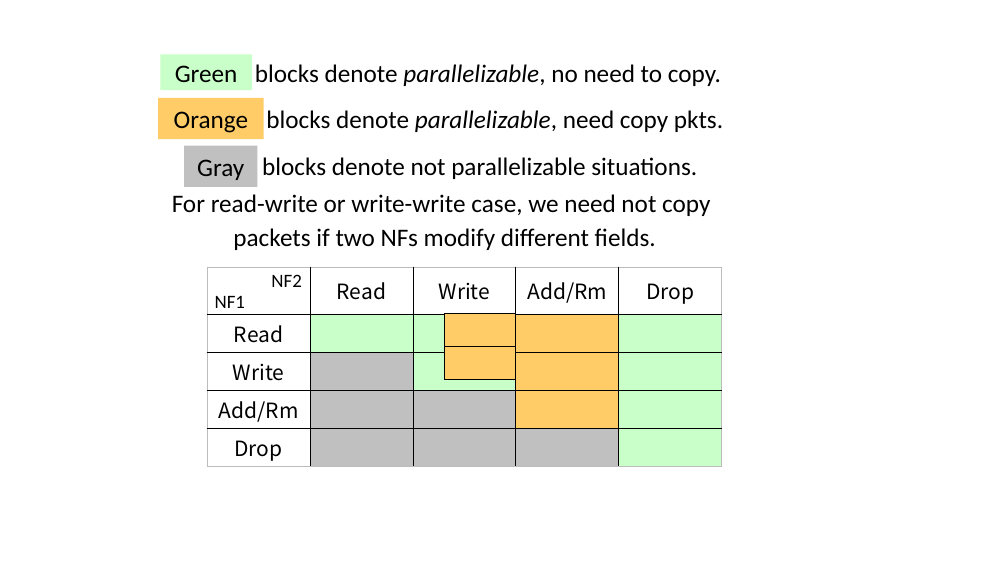
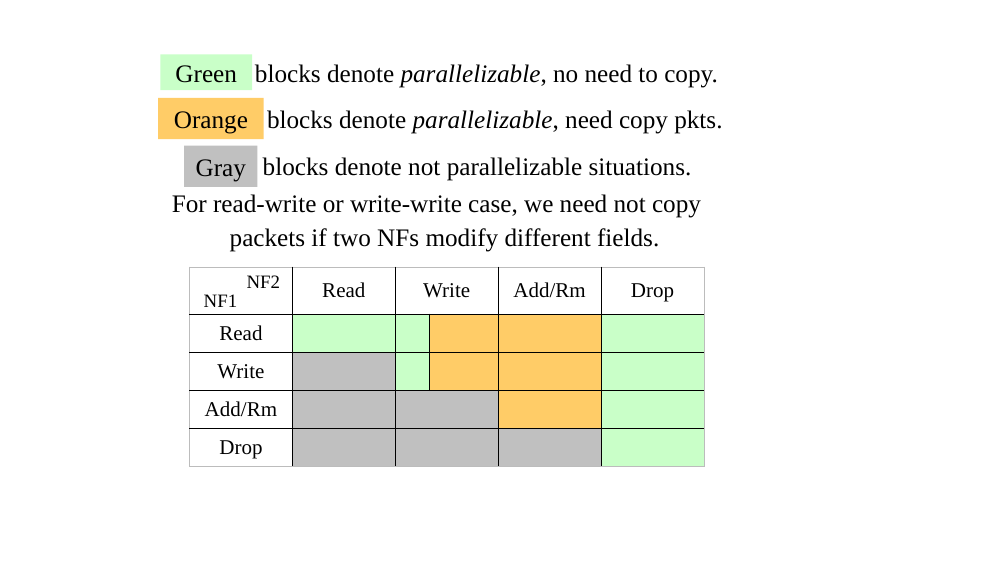
Before and after one commit to fnrg-nfv/flexchain, a slide deck: slide 7 of docs/Figures.pptx. Drawn at 1008x567 pixels with LibreOffice and Linux fonts; fonts in the diff are those of the drawing. Boxes give left, top, right and bottom in pixels: in the first picture for what was removed or moved away, otherwise in the second. Text is boxed around its words. In the diff, an @@ line names an element or a change of style, - is before the commit and + after.

```diff
--- a/docs/Figures.pptx
+++ b/docs/Figures.pptx
@@ table at (190,267,704,463) @@
+column 4:  |  |  |  | 
@@ table: place and size @@
-table at (207,267,721,465)
+table at (190,267,704,463)
@@ font Calibri to Times New Roman in 10 elements at (172,194,701,218), (267,110,722,134), (158,98,264,140), (255,64,718,88), (160,54,252,90), (263,157,692,181), (185,146,258,188), (230,228,659,252), (204,294,238,307), (247,275,281,288) @@
@@ text "NF2": place and size @@
-text "NF2" at (271,274,301,287)
+text "NF2" at (247,275,281,288)
@@ text "NF1": place and size @@
-text "NF1" at (215,296,245,308)
+text "NF1" at (204,294,238,307)
@@ rectangle removed at (445,314,516,346) @@
@@ rectangle removed at (445,346,516,379) @@
```
Also in this commit, not shown: 1 other slide changed, 2 slides added, 6 other files.
